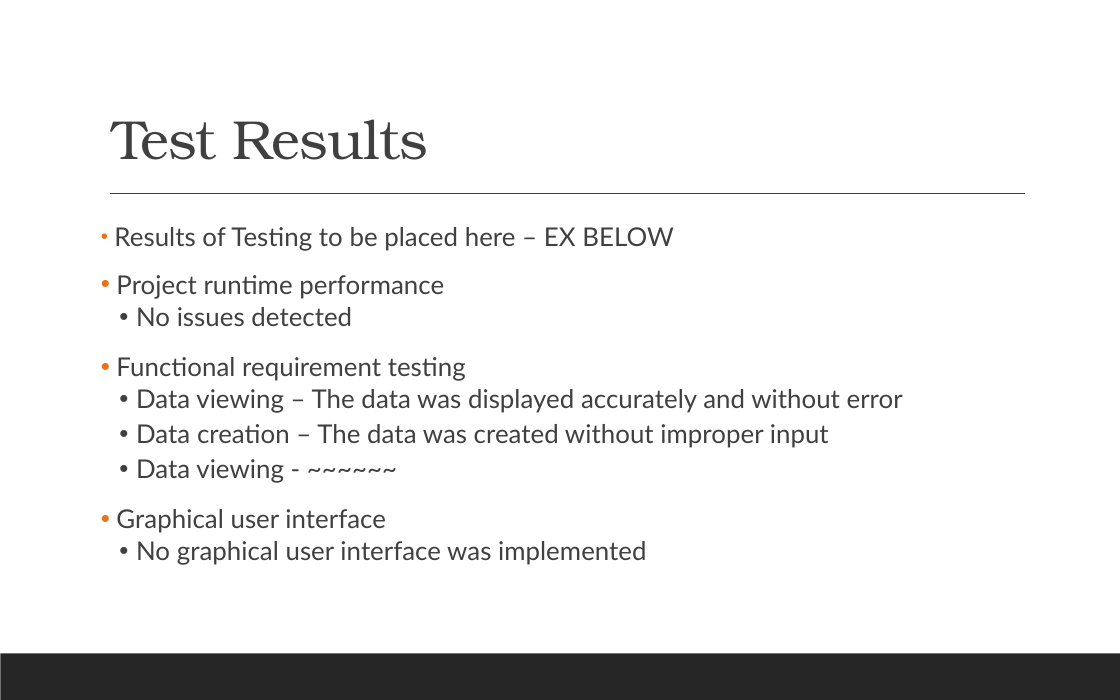
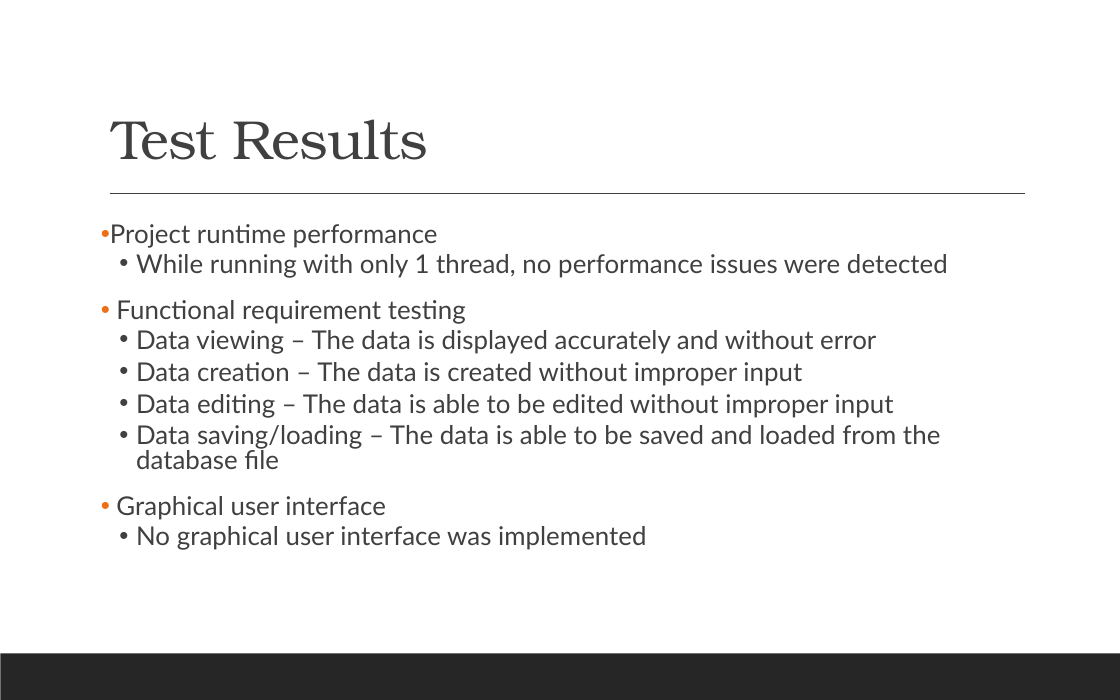
Before and after one commit to Epowell50/Senior_Project, a slide deck: slide 11 of Documentation/Project_Powerpoint.pptx (slide 9 before the commit). Drawn at 1120x700 pixels with LibreOffice and Linux fonts; fonts in the diff are those of the drawing. Boxes give left, top, right and bottom in pixels: in the first picture for what was removed or moved away, otherwise in the second. Text is boxed around its words. In the diff, an @@ line names an element or a change of style, - is before the commit and + after.

Commit message:
Final Powerpoint; Final Test Cases; Test Cases pDF

```diff
--- a/Documentation/Project_Powerpoint.pptx
+++ b/Documentation/Project_Powerpoint.pptx
@@ text at (x1=110, y1=224, x2=647, y2=550): line spacing 1 to 0.9; line spacing 0.9 to 0.8 @@
@@ text at (x1=114, y1=227, x2=673, y2=251): paragraph removed @@
-• Results of Testing to be placed here – EX BELOW
@@ text at (x1=136, y1=254, x2=948, y2=278): text changed @@
-  • No issues detected
+  • While running with only 1 thread, no performance issues were detected
@@ text at (x1=136, y1=330, x2=940, y2=469): text changed @@
-  • Data viewing – The data was displayed accurately and without error
-  • Data creation – The data was created without improper input
-  • Data viewing - ~~~~~~
+  • Data viewing – The data is displayed accurately and without error
+  • Data creation – The data is created without improper input
+  • Data editing – The data is able to be edited without improper input
+  • Data saving/loading – The data is able to be saved and loaded from the database file
```
Also in this commit, not shown: 3 slides added, 1 slide removed, 2 other files.
